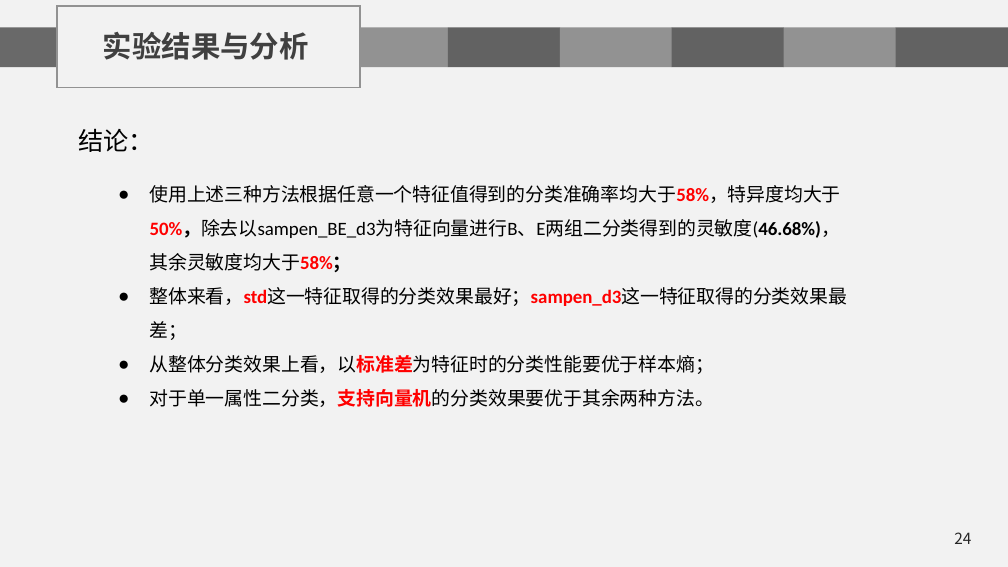
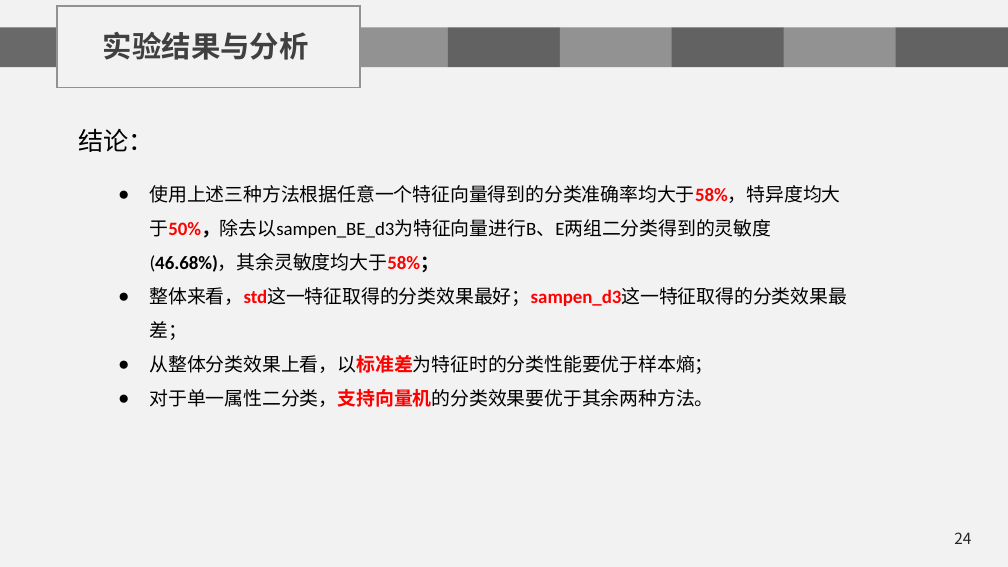
Before and after one commit to chenshuaihua/Graduate, a slide deck: slide 24 of 毕设文件/陈帅华-2016014016-自实1601-中期答辩.pptx. Drawn at 1008x567 pixels with LibreOffice and Linux fonts; fonts in the diff are those of the drawing; background and template pictures are left out. Boxes give left, top, right and bottom in pixels: in the first picture for what was removed or moved away, otherwise in the second. Text is boxed around its words. In the diff, an @@ line names an element or a change of style, - is before the commit and + after.

```diff
--- a/毕设文件/陈帅华-2016014016-自实1601-中期答辩.pptx
+++ b/毕设文件/陈帅华-2016014016-自实1601-中期答辩.pptx
@@ text at bbox=[150, 185, 841, 272]: text changed @@
-● 使用上述三种方法根据任意一个特征值得到的分类准确率均大于58%，特异度均大于50%，除去以sampen_BE_d3为特征向量进行B、E两组二分类得到的灵敏度(46.68%)，其余灵敏度均大于58%；
+● 使用上述三种方法根据任意一个特征向量得到的分类准确率均大于58%，特异度均大于50%，除去以sampen_BE_d3为特征向量进行B、E两组二分类得到的灵敏度(46.68%)，其余灵敏度均大于58%；
```
Also in this commit, not shown: 2 other files.
